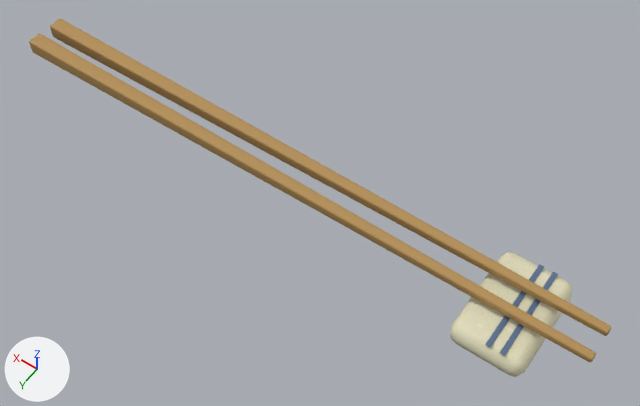
Two versions of the glTF model public/models/objects/chopsticks.glb, one commit apart.
Both versions are drawn from a 50 mm lens placed at (-2.98, 3.8, 6.06), pointed at (-0.23, -0.03, 0.03). Arrows for +X, +Y and +Z are at lower left; the lights stay in place. The first picture is the older version. Where no turn or scale is listed for an object, it has been applied to the vertices.

The scene before the commit, as lines of its bpy script (objects in view):
```python
me_cube_208 = bpy.data.meshes.new('Cube.208')
me_cube_208.from_pydata(...)  # 56 vertices, 108 faces; spans x -0.32..0.32, y -0.475..0.475, z -0.115..0.115
me_cube_208.materials.append(mat_ivory_glazed_ceramic)
me_cube_209 = bpy.data.meshes.new('Cube.209')
me_cube_209.from_pydata(...)  # 56 vertices, 108 faces; spans x -0.023..0.023, y -0.445..0.445, z -0.004..0.004
me_cube_209.materials.append(mat_indigo_lacquer)
me_cube_210 = bpy.data.meshes.new('Cube.210')
me_cube_210.from_pydata(...)  # 56 vertices, 108 faces; spans x -0.023..0.023, y -0.445..0.445, z -0.004..0.004
me_cube_210.materials.append(mat_indigo_lacquer)
me_separate_tapered_bamboo_chopstick_001 = bpy.data.meshes.new('Separate tapered bamboo chopstick.001')
me_separate_tapered_bamboo_chopstick_001.from_pydata(...)  # 56 vertices, 108 faces; spans x -2.8..3.0, y 0.06..0.2, z 0.22..0.37
me_separate_tapered_bamboo_chopstick_001.materials.append(mat_end_grain___bamboo)  # picture img_bamboo
ob_chopstick_porcelain_rest = bpy.data.objects.new('Chopstick porcelain rest', me_cube_208)
ob_chopstick_porcelain_rest.location = (-2.1, 0.0, 0.07)
ob_rest_indigo_inlay = bpy.data.objects.new('Rest indigo inlay', me_cube_209)
ob_rest_indigo_inlay.location = (-2.23, 0.0, 0.19)
ob_rest_indigo_inlay_001 = bpy.data.objects.new('Rest indigo inlay.001', me_cube_210)
ob_rest_indigo_inlay_001.location = (-2.11, 0.0, 0.19)
ob_separate_tapered_bamboo_chopstick_001 = bpy.data.objects.new('Separate tapered bamboo chopstick.001', me_separate_tapered_bamboo_chopstick_001)
ob_separate_tapered_bamboo_chopstick_001.location = (0.0, 0.0, 0.0)
# also in view: 'Separate tapered bamboo chopstick' at (0.1, -0.14, 0.29)
```
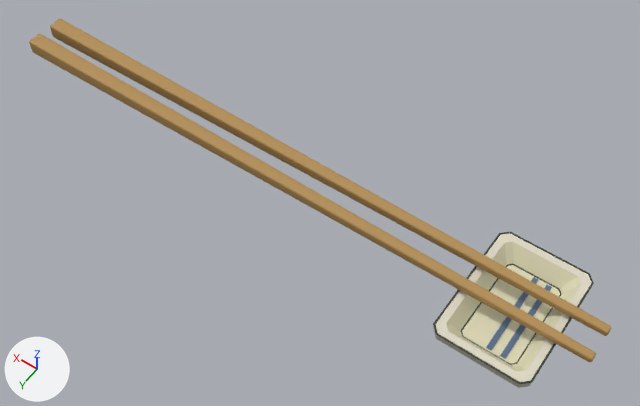
Patch to the scene script:
```diff
--- a/public/models/objects/chopsticks.glb.py
+++ b/public/models/objects/chopsticks.glb.py
@@ mat_ink___selective_hand_drawn_contours @@
+mat_ink___selective_hand_drawn_contours = principled_material('Ink · selective hand-drawn contours')
+mat_ink___selective_hand_drawn_contours.base_color = (0.065, 0.073, 0.049)  # dark grey #484c3f
+mat_ink___selective_hand_drawn_contours.roughness = 1.0
@@ mat_porcelain___cut_side_faces @@
+mat_porcelain___cut_side_faces = principled_material('Porcelain · cut side faces')
+mat_porcelain___cut_side_faces.base_color = (0.46, 0.43, 0.35)  # grey #b5afa0
+mat_porcelain___cut_side_faces.roughness = 0.95
@@ mat_porcelain___flat_chamfer @@
+mat_porcelain___flat_chamfer = principled_material('Porcelain · flat chamfer')
+mat_porcelain___flat_chamfer.base_color = (0.74, 0.7, 0.57)  # pale yellow #dfdac7
+mat_porcelain___flat_chamfer.roughness = 0.95
@@ me_chopstick_dish___cut_porcelain___outer_ink_edge @@
+me_chopstick_dish___cut_porcelain___outer_ink_edge.from_pydata(...)  # 48 vertices, 96 faces; spans x -2.518..-1.682, y -0.588..0.588, z 0.192..0.208
+me_chopstick_dish___cut_porcelain___outer_ink_edge.materials.append(mat_ink___selective_hand_drawn_contours)  # dark grey #484c3f
@@ me_chopstick_dish___cut_porcelain___basin_ink_edge @@
+me_chopstick_dish___cut_porcelain___basin_ink_edge.from_pydata(...)  # 48 vertices, 96 faces; spans x -2.346..-1.854, y -0.416..0.416, z 0.058..0.07
+me_chopstick_dish___cut_porcelain___basin_ink_edge.materials.append(mat_ink___selective_hand_drawn_contours)  # dark grey #484c3f
@@ me_chopstick_dish___cut_porcelain @@
+me_chopstick_dish___cut_porcelain.from_pydata(...)  # 40 vertices, 76 faces; spans x -2.51..-1.69, y -0.58..0.58, z 0.0..0.2
+# faces by material slot: [22, 38, 16]
+me_chopstick_dish___cut_porcelain.materials.append(mat_ivory_glazed_ceramic)
+me_chopstick_dish___cut_porcelain.materials.append(mat_porcelain___cut_side_faces)  # grey #b5afa0
+me_chopstick_dish___cut_porcelain.materials.append(mat_porcelain___flat_chamfer)  # pale yellow #dfdac7
@@ ob_chopstick_porcelain_rest @@
-ob_chopstick_porcelain_rest = bpy.data.objects.new('Chopstick porcelain rest', me_cube_208)
-ob_chopstick_porcelain_rest.location = (-2.1, 0.0, 0.07)
@@ ob_rest_indigo_inlay @@
 ob_rest_indigo_inlay = bpy.data.objects.new('Rest indigo inlay', me_cube_209)
-ob_rest_indigo_inlay.location = (-2.23, 0.0, 0.19)
+ob_rest_indigo_inlay.location = (-2.23, 0.0, 0.069)
@@ ob_rest_indigo_inlay_001 @@
 ob_rest_indigo_inlay_001 = bpy.data.objects.new('Rest indigo inlay.001', me_cube_210)
-ob_rest_indigo_inlay_001.location = (-2.11, 0.0, 0.19)
+ob_rest_indigo_inlay_001.location = (-2.11, 0.0, 0.069)
@@ ob_chopstick_dish___cut_porcelain___outer_ink_edge @@
+ob_chopstick_dish___cut_porcelain___outer_ink_edge = bpy.data.objects.new('Chopstick dish · cut porcelain · outer ink edge', me_chopstick_dish___cut_porcelain___outer_ink_edge)
+ob_chopstick_dish___cut_porcelain___outer_ink_edge.location = (0.0, 0.0, 0.0)
@@ ob_chopstick_dish___cut_porcelain___basin_ink_edge @@
+ob_chopstick_dish___cut_porcelain___basin_ink_edge = bpy.data.objects.new('Chopstick dish · cut porcelain · basin ink edge', me_chopstick_dish___cut_porcelain___basin_ink_edge)
+ob_chopstick_dish___cut_porcelain___basin_ink_edge.location = (0.0, 0.0, 0.0)
@@ ob_chopstick_dish___cut_porcelain @@
+ob_chopstick_dish___cut_porcelain = bpy.data.objects.new('Chopstick dish · cut porcelain', me_chopstick_dish___cut_porcelain)
+ob_chopstick_dish___cut_porcelain.location = (0.0, 0.0, 0.0)
```

What differs and where, as boxes (x1, y1, x2, y2) in the pictures (640 x 406 px):
'Chopstick dish · cut porcelain', added: after (433, 233, 591, 388)
    faces in mat_ivory_glazed_ceramic: (446, 242, 581, 372)
    faces in mat_porcelain___flat_chamfer (pale yellow #dfdac7): (435, 233, 591, 382)
    faces in mat_porcelain___cut_side_faces (grey #b5afa0): (433, 327, 531, 388)
'Chopstick porcelain rest', deleted: before (450, 252, 572, 377)
'Chopstick dish · cut porcelain · outer ink edge', added: after (433, 231, 594, 384)
'Rest indigo inlay.001', moved: before (485, 264, 544, 348); after (486, 277, 538, 350)
'Rest indigo inlay', moved: before (500, 272, 558, 356); after (500, 285, 552, 359)
'Chopstick dish · cut porcelain · basin ink edge', added: after (461, 264, 562, 365)
